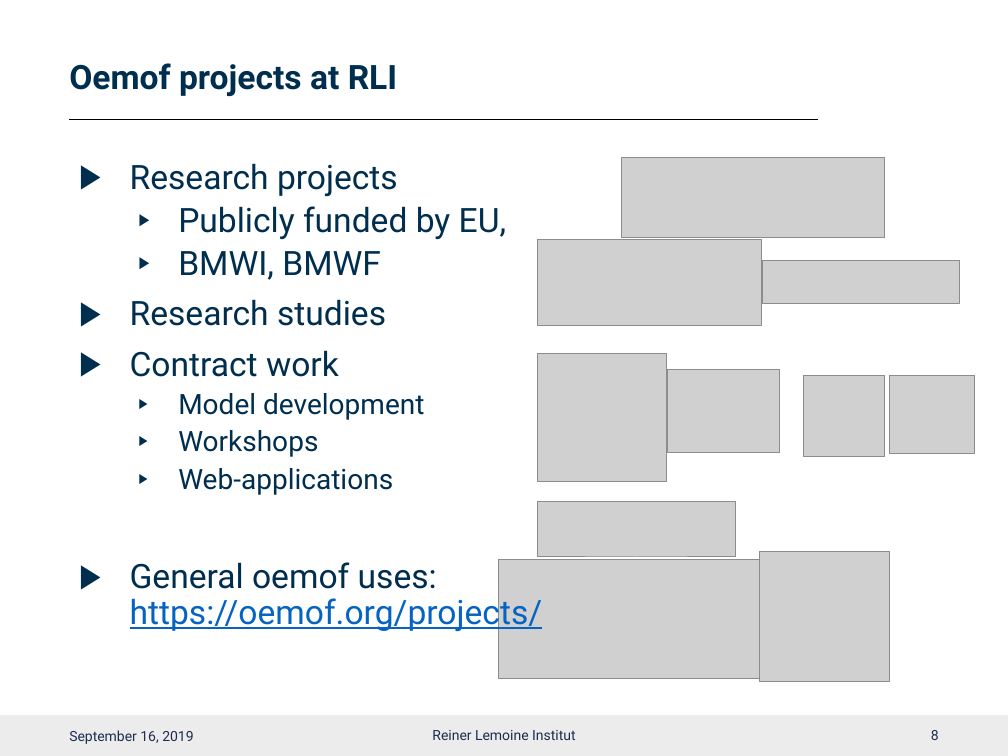
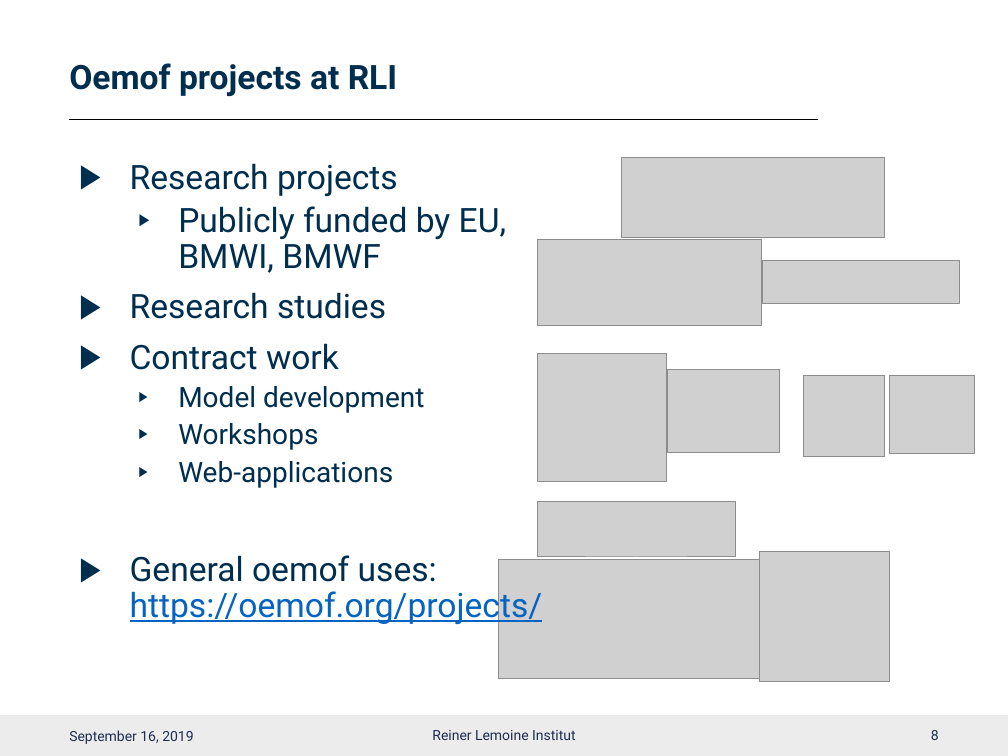
Before and after one commit to smartie2076/oemof_workshop, a slide deck: slide 9 of Oemof_Workshop_03_Basics.pptx. Drawn at 1008x756 pixels with LibreOffice and Linux fonts; fonts in the diff are those of the drawing; grey boxes stand for pictures; background and template pictures are left out. Boxes give left, top, right and bottom in pixels: in the first picture for what was removed or moved away, otherwise in the second. Text is boxed around its words. In the diff, an @@ line names an element or a change of style, - is before the commit and + after.

```diff
--- a/Oemof_Workshop_03_Basics.pptx
+++ b/Oemof_Workshop_03_Basics.pptx
@@ text at box(178, 206, 506, 273): text changed @@
-  ▶ Publicly funded by EU,
-  ▶ BMWI, BMWF
+  ▶ Publicly funded by EU, BMWI, BMWF
```
Also in this commit, not shown: 4 other slides changed, 7 other files.
